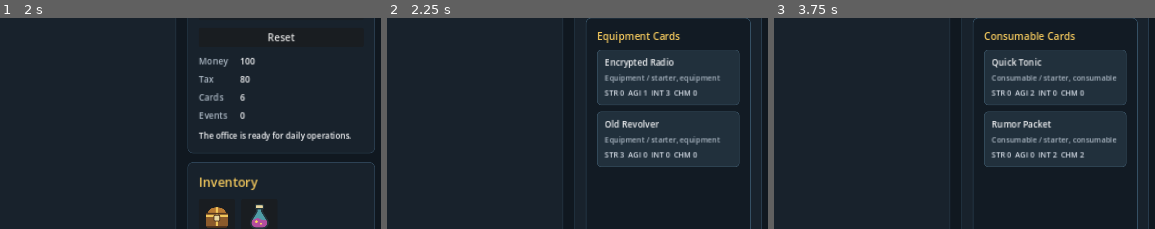
Above: before the commit, frames 1-3 (left to right).
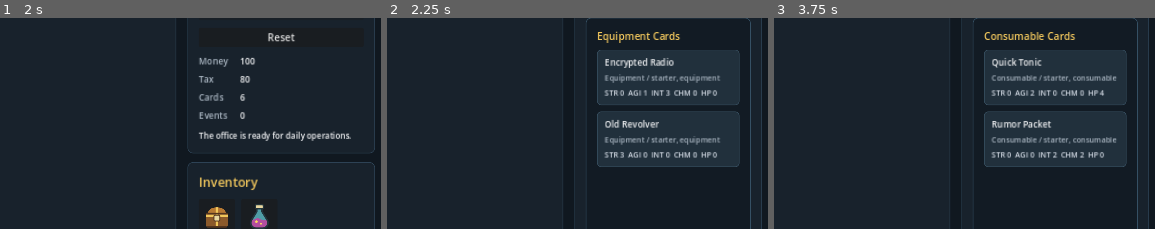
Above: after the commit, the same moments.

Repository: YOONRY/city_of_star
Game: Godot game, scene res://scenes/main/main.tscn
Same seed, same stepped clock (60 frames per second), same inputs: the game is played once before the commit and once after it.
Inputs (mouse positions are % of the whole screen's width and height, from its top left):
- Up to frame 1 (2 s): click "Next Day" at 0.5 s; click "Next Day" at 1.25 s
- Up to frame 2 (2.25 s): click (78, 79) at 2 s
- Up to frame 3 (3.75 s): click (78, 26) at 2.75 s; click (84, 79) at 3.5 s
The pictures show only the part of the screen within x 50-100%, y 32-82%; the shares and areas given below are measured in that part.

Frame 1 is identical in both runs. In frame 2, 0.2% of the frame differs, in the area x 82-87%, y 34-67%; in frame 3, 0.2%.

Commit message:
Add health stat to cards

Diff:
--- a/data/cards/encrypted_radio.tres
+++ b/data/cards/encrypted_radio.tres
@@ -9,6 +9,7 @@
 agility = 1
 intelligence = 3
 charm = 0
+health = 0
 
 [resource]
 script = ExtResource("1_card")
--- a/data/cards/night_runner.tres
+++ b/data/cards/night_runner.tres
@@ -9,6 +9,7 @@
 agility = 5
 intelligence = 2
 charm = 1
+health = 16
 
 [resource]
 script = ExtResource("1_card")
--- a/data/cards/old_revolver.tres
+++ b/data/cards/old_revolver.tres
@@ -9,6 +9,7 @@
 agility = 0
 intelligence = 0
 charm = 0
+health = 0
 
 [resource]
 script = ExtResource("1_card")
--- a/data/cards/quick_tonic.tres
+++ b/data/cards/quick_tonic.tres
@@ -9,6 +9,7 @@
 agility = 2
 intelligence = 0
 charm = 0
+health = 4
 
 [resource]
 script = ExtResource("1_card")
--- a/data/cards/rumor_packet.tres
+++ b/data/cards/rumor_packet.tres
@@ -9,6 +9,7 @@
 agility = 0
 intelligence = 2
 charm = 2
+health = 0
 
 [resource]
 script = ExtResource("1_card")
--- a/data/cards/street_mediator.tres
+++ b/data/cards/street_mediator.tres
@@ -9,6 +9,7 @@
 agility = 2
 intelligence = 3
 charm = 5
+health = 18
 
 [resource]
 script = ExtResource("1_card")
--- a/scripts/core/game_enums.gd
+++ b/scripts/core/game_enums.gd
@@ -18,6 +18,7 @@
 	AGILITY,
 	INTELLIGENCE,
 	CHARM,
+	HEALTH,
 }
 
 const CARD_TYPE_LABELS := {
--- a/scripts/core/stat_block.gd
+++ b/scripts/core/stat_block.gd
@@ -5,6 +5,7 @@
 @export var agility: int = 0
 @export var intelligence: int = 0
 @export var charm: int = 0
+@export var health: int = 0
 
 func clone() -> StatBlock:
 	var block := StatBlock.new()
@@ -12,6 +13,7 @@
 	block.agility = agility
 	block.intelligence = intelligence
 	block.charm = charm
+	block.health = health
 	return block
 
 
@@ -23,6 +25,7 @@
 	agility += other.agility
 	intelligence += other.intelligence
 	charm += other.charm
+	health += other.health
 	return self
 
 
@@ -40,11 +43,12 @@
 		and agility >= required.agility
 		and intelligence >= required.intelligence
 		and charm >= required.charm
+		and health >= required.health
 	)
 
 
 func total() -> int:
-	return strength + agility + intelligence + charm
+	return strength + agility + intelligence + charm + health
 
 
 func as_dictionary() -> Dictionary:
@@ -53,4 +57,5 @@
 		"agility": agility,
 		"intelligence": intelligence,
 		"charm": charm,
+		"health": health,
 	}
--- a/scripts/ui/main_screen.gd
+++ b/scripts/ui/main_screen.gd
@@ -379,6 +379,7 @@
 	_add_metric(stats, "AGI").text = str(card.stats.agility)
 	_add_metric(stats, "INT").text = str(card.stats.intelligence)
 	_add_metric(stats, "CHM").text = str(card.stats.charm)
+	_add_metric(stats, "HP").text = str(card.stats.health)
 
 	var wage_label := _make_label("Wage %s" % card.weekly_wage, 12)
 	wage_label.add_theme_color_override("font_color", Color("#D7DEE8"))
@@ -668,13 +669,14 @@
 
 func _format_stats(stats: StatBlock) -> String:
 	if stats == null:
-		return "STR 0  AGI 0  INT 0  CHM 0"
-
-	return "STR %s  AGI %s  INT %s  CHM %s" % [
+		return "STR 0  AGI 0  INT 0  CHM 0  HP 0"
+
+	return "STR %s  AGI %s  INT %s  CHM %s  HP %s" % [
 		stats.strength,
 		stats.agility,
 		stats.intelligence,
 		stats.charm,
+		stats.health,
 	]
 
 
